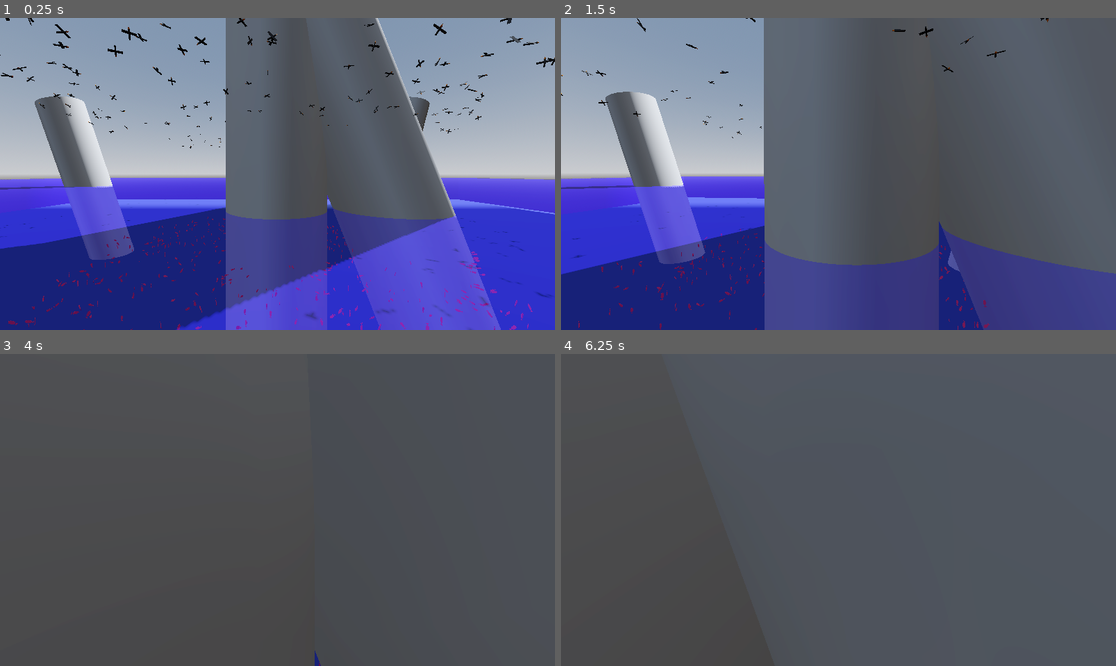
Above: before the commit, frames 1-4 (two rows, left to right).
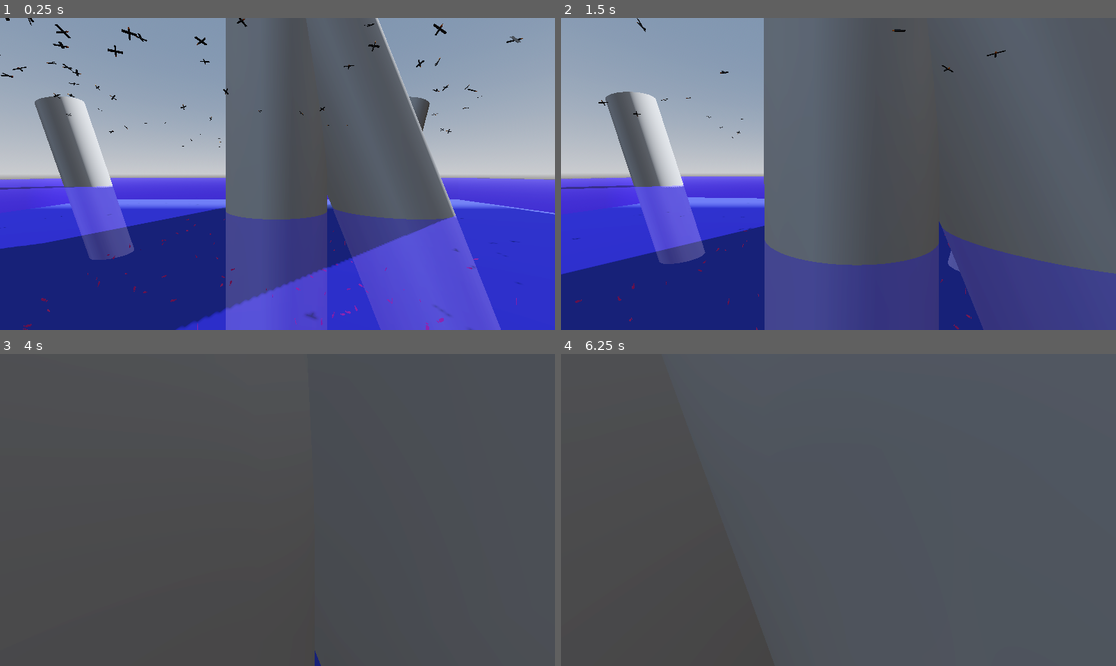
Above: after the commit, the same moments.

Repository: Jude010/aa_project
Game: Godot game, scene res://World.tscn
Same seed, same stepped clock (60 frames per second), same inputs: the game is played once before the commit and once after it.
Inputs (mouse positions are in pixels of both pictures, inside the frame that each line leads up to):
- Up to frame 1 (0.25 s): no input
- Up to frame 2 (1.5 s): move the mouse to (866, 174) at 0.52 s; hold W (Forward) from 0.53 s (still down); move the mouse to (810, 174) at 1.27 s
- Up to frame 3 (4 s): keep holding W (Forward); move the mouse to (288, 503) at 2.02 s; tap Enter at 2.75 s; move the mouse to (271, 516) at 2.77 s; tap Space (Up) at 3.5 s; move the mouse to (316, 513) at 3.52 s
- Up to frame 4 (6.25 s): move the mouse to (794, 506) at 4.27 s; tap Enter at 5 s; move the mouse to (844, 510) at 5.02 s; tap Space (Up) at 5.75 s; move the mouse to (816, 503) at 5.77 s; release W (Forward) at 5.78 s; hold D (Right) from 5.78 s (still down)

The runs differ from the first frame. In frame 1, 1.3% of the frame differs, in the area x 0-100%, y 0-100%; in frame 2, 0.5%; in frame 3, less than 0.1%; in frame 4, nothing differs.

Commit message:
segmentation added

Diff:
--- a/Boid.tscn
+++ b/Boid.tscn
@@ -5,6 +5,7 @@
 [ext_resource type="PackedScene" uid="uid://dst4lev6qfp2j" path="res://Fish.tscn" id="3_t23lk"]
 [ext_resource type="PackedScene" uid="uid://cuf3r84uw40he" path="res://Constrain.tscn" id="4_t23lk"]
 [ext_resource type="PackedScene" uid="uid://dcgm7suf0vqqh" path="res://Avoid.tscn" id="5_y3sew"]
+[ext_resource type="PackedScene" uid="uid://d4a1k16cxkwa0" path="res://Flock.tscn" id="6_pgf3i"]
 
 [sub_resource type="BoxShape3D" id="BoxShape3D_awqyi"]
 size = Vector3(0.010009766, 0.075302124, 0.22242737)
@@ -22,7 +23,10 @@
 
 [node name="Constrain" parent="." unique_id=1525480855 instance=ExtResource("4_t23lk")]
 Height_constraint = -1.0
-radius = 300.0
-weight = 5.0
+radius = 200.0
+weight = 10.0
 
 [node name="Avoid" parent="." unique_id=1081405415 instance=ExtResource("5_y3sew")]
+
+[node name="Flock" parent="." unique_id=1160650550 instance=ExtResource("6_pgf3i")]
+weight = 3.0
--- a/World.tscn
+++ b/World.tscn
@@ -79,16 +79,18 @@
 [node name="Bird_box" type="Node" parent="." unique_id=1221047168]
 script = ExtResource("2_js7pq")
 bird_scene = ExtResource("3_eu7l1")
-bird_num = 300
+bird_num = 150
 radius = 10
 cell_size = 3
+seperator_count = 1
 
 [node name="Fish_box" type="Node" parent="." unique_id=1463645220]
 script = ExtResource("2_bcbcq")
 fish_scene = ExtResource("1_c6gwx")
-fish_num = 1000
+fish_num = 200
 radius = 10
 cell_size = 5
+seperator_count = 1
 
 [node name="StaticBody3D" type="StaticBody3D" parent="." unique_id=1728627509]
 
--- a/bird_boid.tscn
+++ b/bird_boid.tscn
@@ -5,6 +5,7 @@
 [ext_resource type="PackedScene" uid="uid://cuf3r84uw40he" path="res://Constrain.tscn" id="3_0ptss"]
 [ext_resource type="PackedScene" uid="uid://dcgm7suf0vqqh" path="res://Avoid.tscn" id="5_hp61g"]
 [ext_resource type="PackedScene" uid="uid://c4y0xy67mnihk" path="res://Bird.tscn" id="5_ymmvq"]
+[ext_resource type="PackedScene" uid="uid://d4a1k16cxkwa0" path="res://Flock.tscn" id="6_x2kej"]
 
 [sub_resource type="CylinderShape3D" id="CylinderShape3D_glovw"]
 height = 0.2350769
@@ -28,11 +29,14 @@
 [node name="Bird_body" parent="." unique_id=965031229 instance=ExtResource("5_ymmvq")]
 
 [node name="Constrain" parent="." unique_id=1525480855 instance=ExtResource("3_0ptss")]
-Height_constraint = 1.0
-radius = 300.0
+Height_constraint = 2.0
+radius = 100.0
+weight = 10.0
 
 [node name="CollisionShape3D2" type="CollisionShape3D" parent="." unique_id=974501890]
 transform = Transform3D(1, 0, 0, 0, 1, 0, 0, 0, 1, -0.0020141602, 0.013420105, -0.00024414063)
 shape = SubResource("BoxShape3D_glovw")
 
-[node name="Node" parent="." unique_id=1081405415 instance=ExtResource("5_hp61g")]
+[node name="Avoid" parent="." unique_id=1081405415 instance=ExtResource("5_hp61g")]
+
+[node name="Flock" parent="." unique_id=1160650550 instance=ExtResource("6_x2kej")]
--- a/bird_box.gd
+++ b/bird_box.gd
@@ -4,9 +4,12 @@
 @export var radius: int = .1
 @export var cell_size:int = 1
 @export var spawn_height:float = 5
+@export var seperator_count:int = 10
 
 var cells:Dictionary[Vector3 , Array] = {}
 var boids:Array =[]
+var boid_seperated:Array[Array] = []
+var seperator:int = 0
 
 func positon_to_cell(boid:Boid) -> Vector3:
 	var position:Vector3 = boid.global_position
@@ -14,6 +17,11 @@
 	return cell
 
 ##func cell_to_position(cell:Vector3) -> Vector3:
+
+func fill_seperator() -> void :
+	for i in range(seperator_count):
+		boid_seperated.push_back([])
+
 
 func do_partition():
 	cells.clear()
@@ -24,6 +32,7 @@
 		cells[key].push_back(boid)
 
 func _ready() -> void:
+	fill_seperator()
 	randomize()
 
 	for i in bird_num:
@@ -40,8 +49,23 @@
 
 		boids.push_back(bird)
 
+	var count:int = 0
+
+	for i in boids:
+		boid_seperated[count].push_back(i)
+		count += 1
+		count %= seperator_count
+
+
 func _process(delta: float) -> void:
 	do_partition()
+
+func _physics_process(delta: float) -> void:
+	for i in boid_seperated[seperator]:
+		i.sperated_process(delta)
+	seperator +=1
+	seperator %= seperator_count
+
 
 
 func find_random_sphere_point() -> Vector3:
--- a/boid.gd
+++ b/boid.gd
@@ -15,6 +15,8 @@
 var new_force:Vector3 = Vector3.ZERO
 var speed:float
 var accel:Vector3
+
+var move:bool = false
 
 func _get_cells() -> Array:
 	var local_cells:Array[Boid]= []
@@ -71,9 +73,8 @@
 
 	return force_acc
 
-func _physics_process(delta: float) -> void:
+func sperated_process(delta) -> void:
 	new_force = calculate()
-
 	force = lerp(force , new_force , delta)
 
 	accel = force/mass
@@ -84,10 +85,19 @@
 		vel = vel.limit_length(max_speed)
 
 	set_velocity(vel)
+
+
+
+	move =true
+
+func _physics_process(delta: float) -> void:
 	move_and_slide()
 
-	if species ==  Species.Bird:
-		var temp_up = global_transform.basis.y.lerp(Vector3.UP + (accel * banking), delta * 5.0)
-		look_at(global_transform.origin + vel.normalized(), temp_up)
-	else:
-		look_at(global_transform.origin + vel.normalized())
+
+	if move:
+		if species ==  Species.Bird:
+			var temp_up = global_transform.basis.y.lerp(Vector3.UP + (accel * banking), delta * 5.0)
+			look_at(global_transform.origin + vel.normalized(), temp_up)
+		else:
+			look_at(global_transform.origin + vel.normalized())
+		move = false
--- a/fish_box.gd
+++ b/fish_box.gd
@@ -4,9 +4,12 @@
 @export var radius: int = .1
 @export var cell_size:int = 1
 @export var spawn_height:float = -3
+@export var seperator_count:int = 10
 
 var cells:Dictionary[Vector3 , Array] = {}
 var boids:Array =[]
+var boid_seperated:Array[Array] = []
+var seperator:int = 0
 
 func positon_to_cell(boid:Boid) -> Vector3:
 	var position:Vector3 = boid.global_position
@@ -14,6 +17,9 @@
 	return cell
 
 ##func cell_to_position(cell:Vector3) -> Vector3:
+func fill_seperator() -> void :
+	for i in range(seperator_count):
+		boid_seperated.push_back([])
 
 func do_partition():
 	cells.clear()
@@ -24,6 +30,7 @@
 		cells[key].push_back(boid)
 
 func _ready() -> void:
+	fill_seperator()
 	randomize()
 
 	for i in fish_num:
@@ -39,8 +46,20 @@
 
 		boids.push_back(fish)
 
+	var count:int = 0
+
+	for i in boids:
+		boid_seperated[count].push_back(i)
+		count += 1
+		count %= seperator_count
 func _process(delta: float) -> void:
 	do_partition()
+
+func _physics_process(delta: float) -> void:
+	for i in boid_seperated[seperator]:
+		i.sperated_process(delta)
+	seperator +=1
+	seperator %= seperator_count
 
 
 func find_random_sphere_point() -> Vector3:
